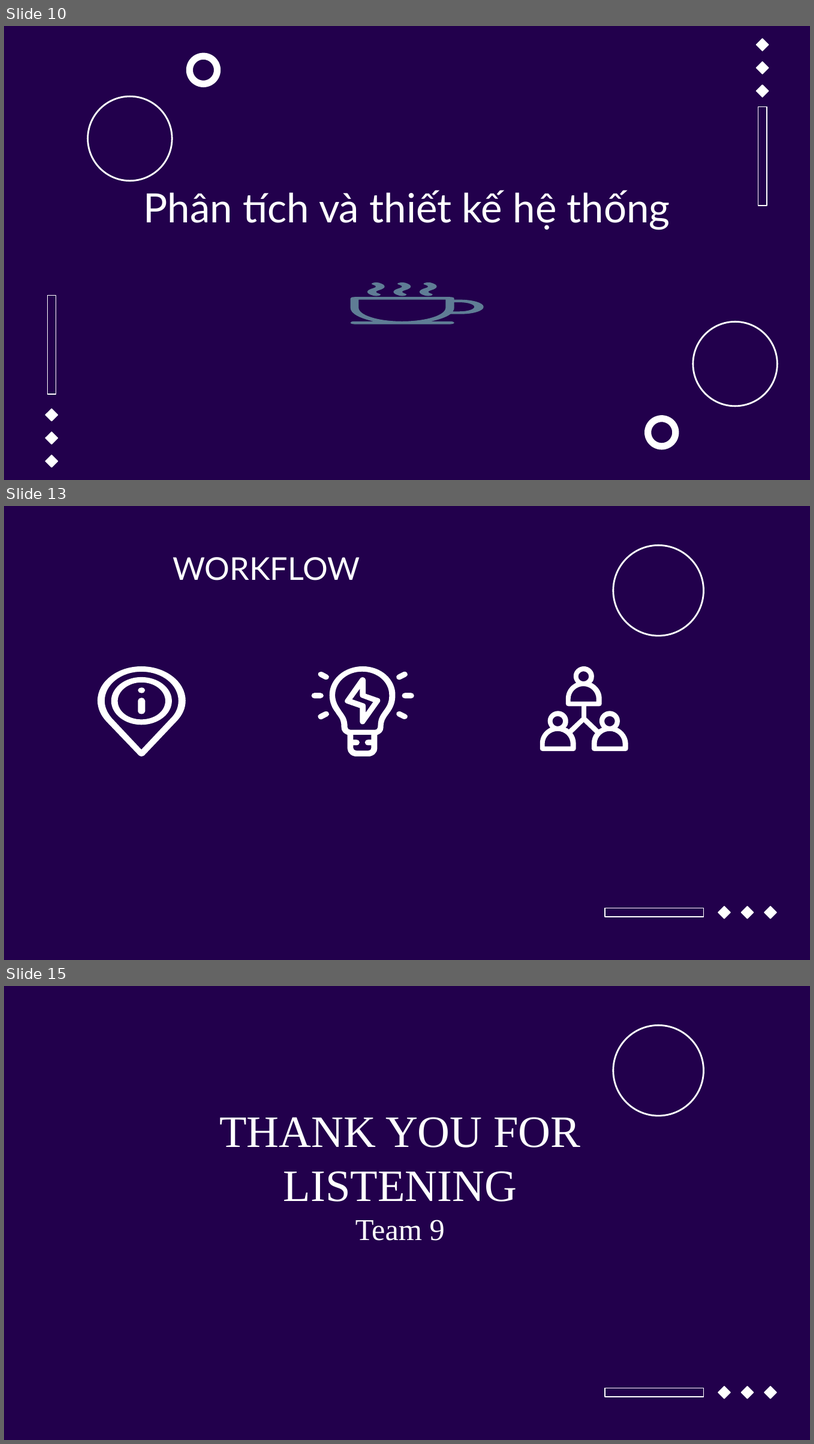
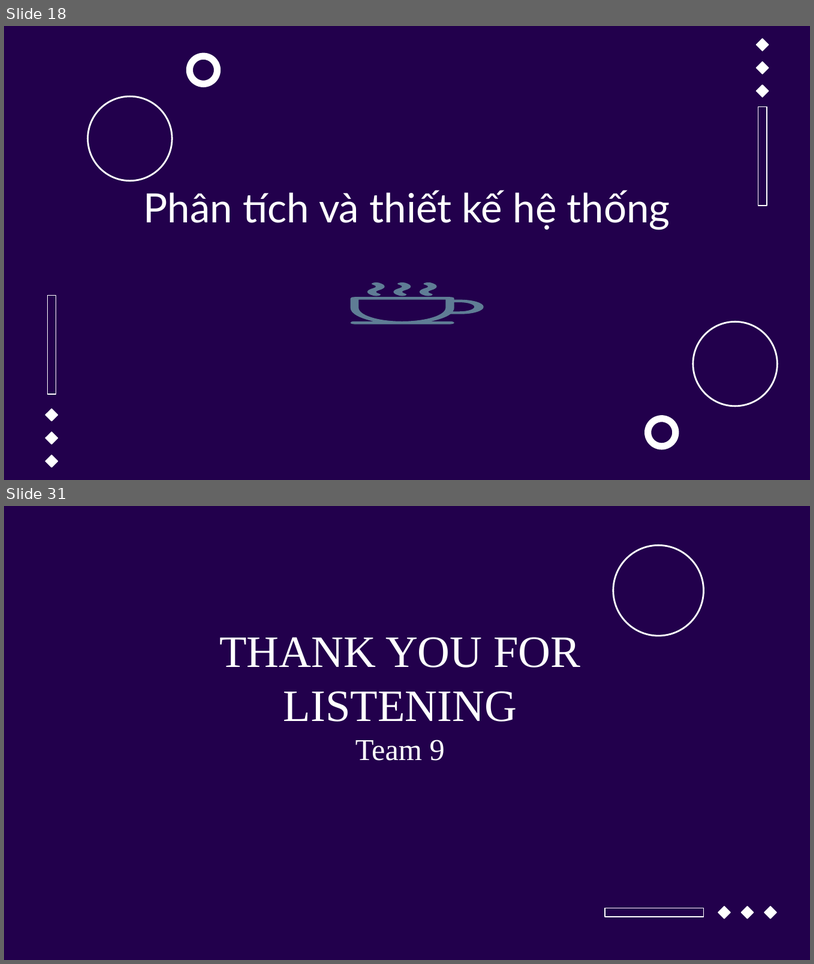
Before and after one commit to manhph81/ERP, a slide deck: 9_ERP.pptx. Shown one above the other, each under a label of ours: slides 10, 13 and 15 before the commit, slides 18 and 31 after it; the slides between them are not shown. The pictures are 814x1444 and 814x964 pixels, drawn with LibreOffice and Linux fonts; fonts in the diff are those of the drawing; background and template pictures are left out. Boxes give left, top, right and bottom in pixels: in the first picture for what was removed or moved away, otherwise in the second. Text is boxed around its words. In the diff, an @@ line names an element or a change of style, - is before the commit and + after.

```diff
--- a/9_ERP.pptx
+++ b/9_ERP.pptx
@@ slide 13 removed at [4, 506, 810, 960], background #22004C; not listed: 5 template elements that a slide beside it also shows @@
@@ title removed at [173, 557, 360, 580] @@
-WORKFLOW
@@ group removed at [98, 666, 185, 757]: 4 freeform shapes @@
@@ freeform shape removed at [540, 666, 628, 751] @@
@@ group removed at [311, 666, 414, 757]: 8 freeform shapes @@
@@ what was slide 10 is now slide 18 @@
@@ what was slide 15 is now slide 31 @@
```
Also in this commit, not shown: 4 slides changed, 19 slides added, 2 other slides removed, 1 other file.
